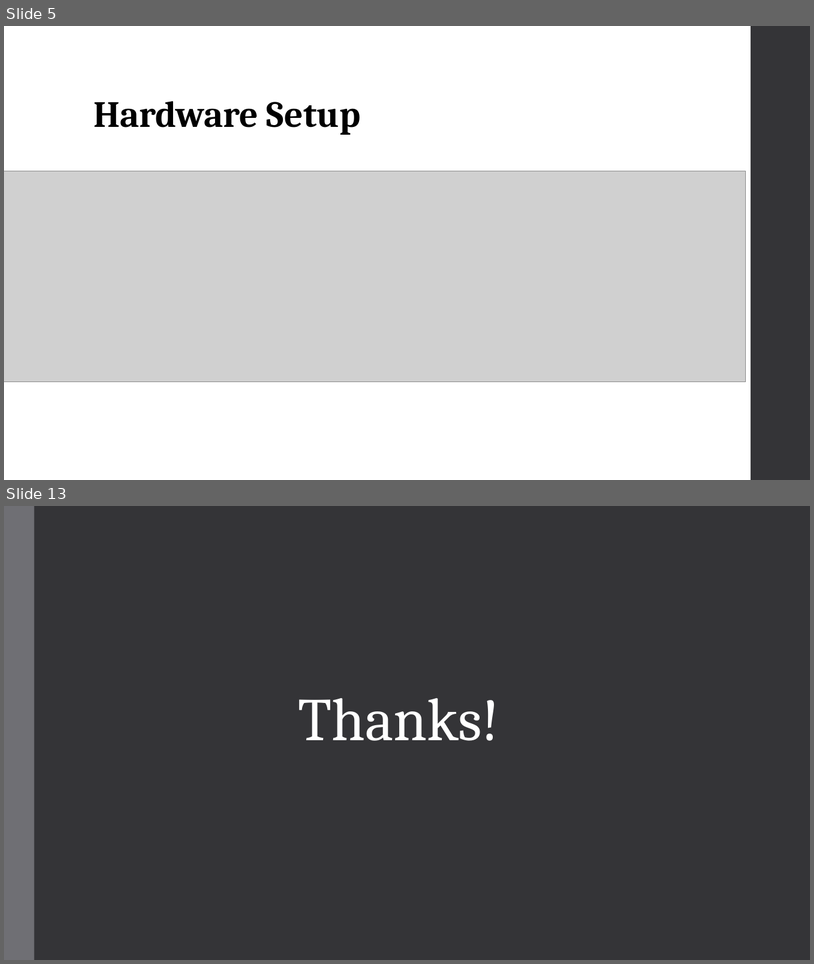
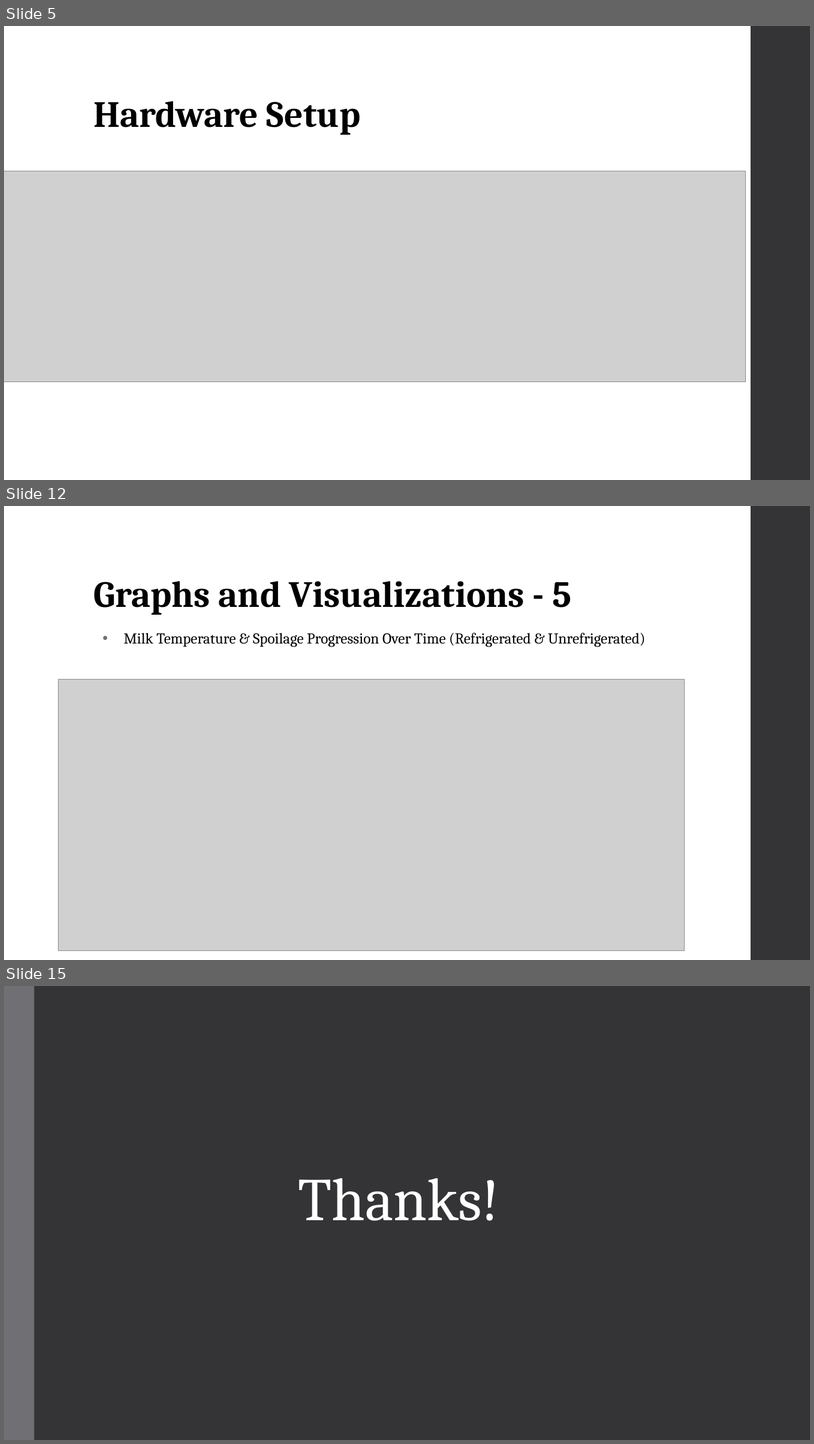
Before and after one commit to NahomAbera/Smart-Milk-Spoilage-Detection-Experiment-Data-Analysis, a slide deck: Project Presentation/Project Presentation.pptx. Shown one above the other, each under a label of ours: slides 5 and 13 before the commit, slides 5, 12 and 15 after it; the slides between them are not shown. The pictures are 814x964 and 814x1444 pixels, drawn with LibreOffice and Linux fonts; fonts in the diff are those of the drawing; grey boxes stand for pictures. Boxes give left, top, right and bottom in pixels: in the first picture for what was removed or moved away, otherwise in the second. Text is boxed around its words. In the diff, an @@ line names an element or a change of style, - is before the commit and + after.

```diff
--- a/Project Presentation/Project Presentation.pptx
+++ b/Project Presentation/Project Presentation.pptx
@@ slide 12 added at (4,506,810,960), background #FFFFFF; not listed: 1 template element that a slide beside it also shows @@
@@ title added at (93,581,572,615), 44 pt, text #000000, bold @@
+Graphs and Visualizations - 5
@@ text added at (124,633,646,647), 18 pt, text #000000 @@
+• Milk Temperature & Spoilage Progression Over Time (Refrigerated & Unrefrigerated)
@@ picture added at (59,679,684,951) @@
@@ what was slide 13 is now slide 15 @@
```
Also in this commit, not shown: 8 slides changed, 2 other slides added, 1 slide removed.
